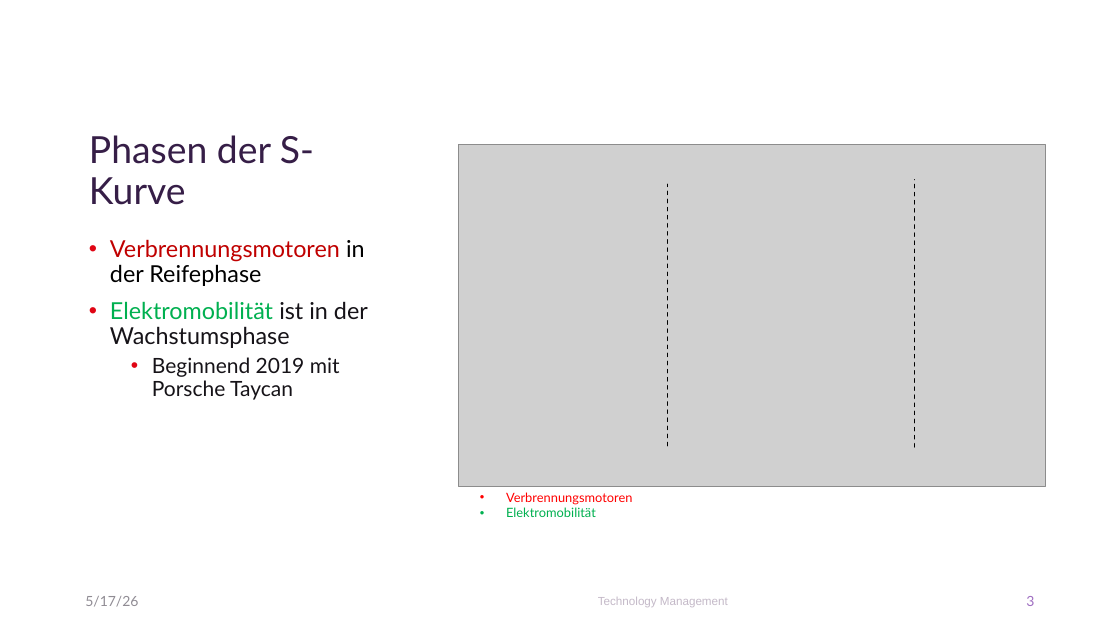
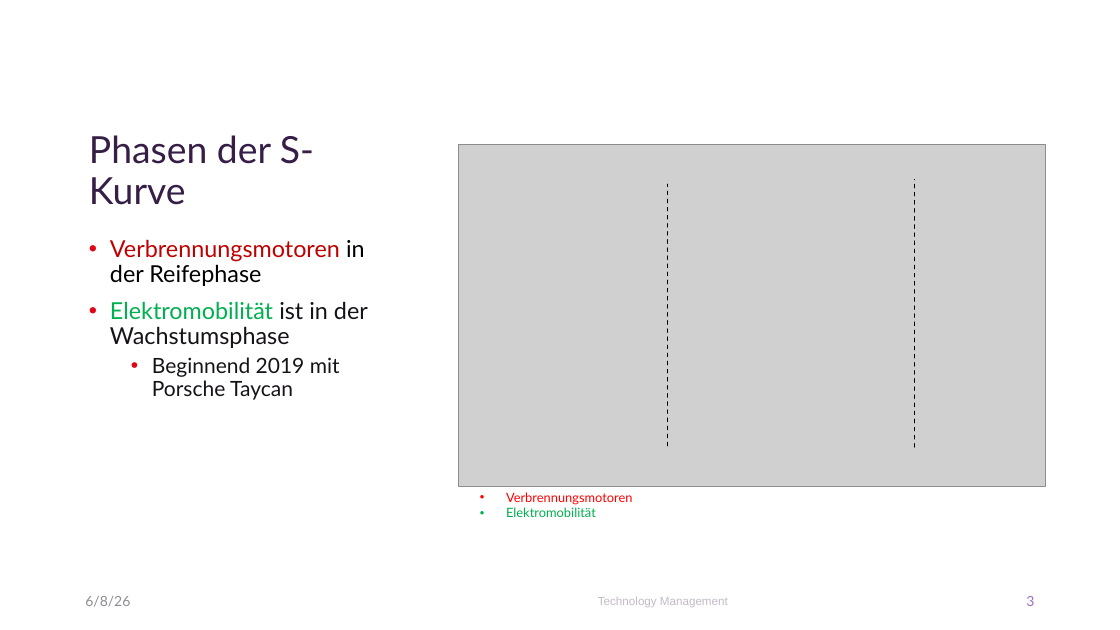
Before and after one commit to Erickk0/Master, a slide deck: slide 8 of 1. Semester/Technology Management/Praktikum/PorscheTechManagement1.pptx. Drawn at 1120x630 pixels with LibreOffice and Linux fonts; fonts in the diff are those of the drawing; grey boxes stand for pictures; background and template pictures are left out. Boxes give left, top, right and bottom in pixels: in the first picture for what was removed or moved away, otherwise in the second. Text is boxed around its words. In the diff, an @@ line names an element or a change of style, - is before the commit and + after.

```diff
--- a/1. Semester/Technology Management/Praktikum/PorscheTechManagement1.pptx
+++ b/1. Semester/Technology Management/Praktikum/PorscheTechManagement1.pptx
@@ text at box(85, 596, 130, 607): text changed @@
-5/17/26
+6/8/26
```
Also in this commit, not shown: 15 other slides changed, 6 slides added, 14 other files.
